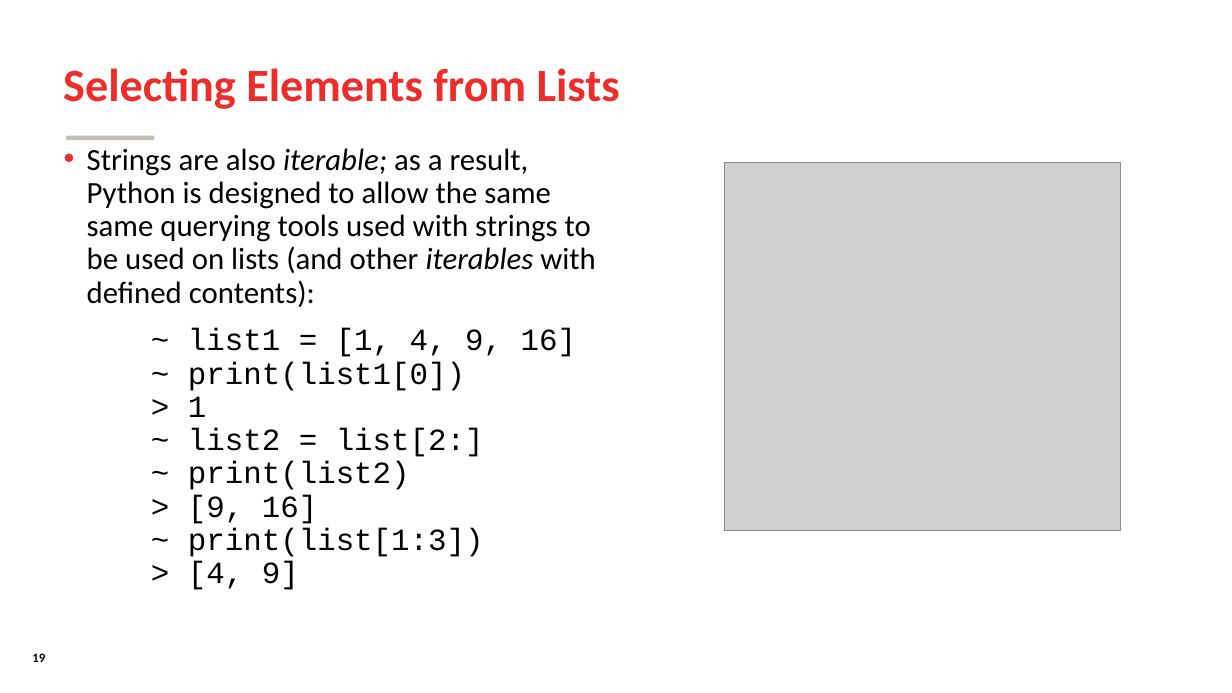
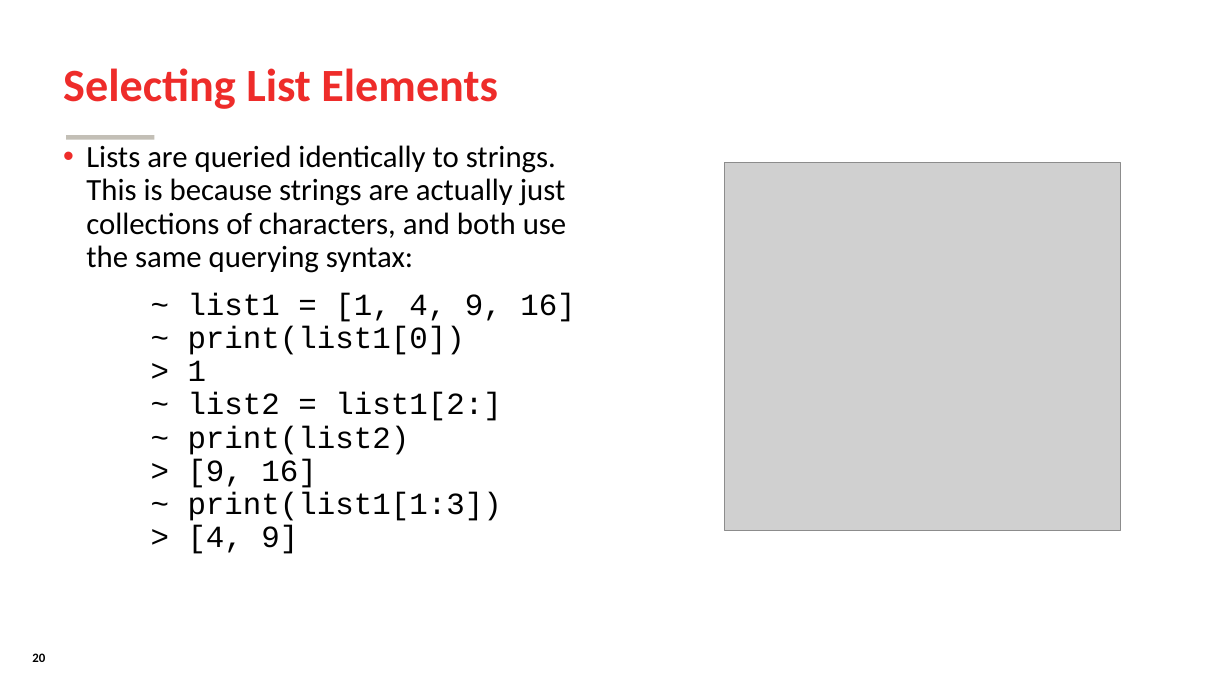
Before and after one commit to SomeoneInParticular/MDPR613_CourseMaterial, a slide deck: slide 20 of PythonCrashCourse/Unit1_ProceduralPython/Unit1_ProceduralPython.odp (slide 19 before the commit). Drawn at 1232x693 pixels with LibreOffice and Linux fonts; fonts in the diff are those of the drawing; grey boxes stand for pictures; background and template pictures are left out. Boxes give left, top, right and bottom in pixels: in the first picture for what was removed or moved away, otherwise in the second. Text is boxed around its words. In the diff, an @@ line names an element or a change of style, - is before the commit and + after.

```diff
--- a/PythonCrashCourse/Unit1_ProceduralPython/Unit1_ProceduralPython.odp
+++ b/PythonCrashCourse/Unit1_ProceduralPython/Unit1_ProceduralPython.odp
@@ title at bbox=[63, 68, 498, 109]: text changed @@
-Selecting Elements from Lists
+Selecting List Elements
@@ text at bbox=[86, 145, 575, 554]: text changed @@
-• Strings are also iterable; as a result, Python is designed to allow the same same querying tools used with strings to be used on lists (and other iterables with defined contents):
-  ~ list1 = [1, 4, 9, 16]
-  ~ print(list1[0])
-  > 1
-  ~ list2 = list[2:]
-  ~ print(list2)
-  > [9, 16]
-  ~ print(list[1:3])
-  > [4, 9]
+• Lists are queried identically to strings. This is because strings are actually just collections of characters, and both use the same querying syntax:
+  ~ list1 = [1, 4, 9, 16]
+  ~ print(list1[0])
+  > 1
+  ~ list2 = list1[2:]
+  ~ print(list2)
+  > [9, 16]
+  ~ print(list1[1:3])
+  > [4, 9]
@@ page number at bbox=[32, 653, 45, 662]: text changed @@
-19
+20
```
Also in this commit, not shown: 19 other slides changed, 1 slide added, 1 other file.
